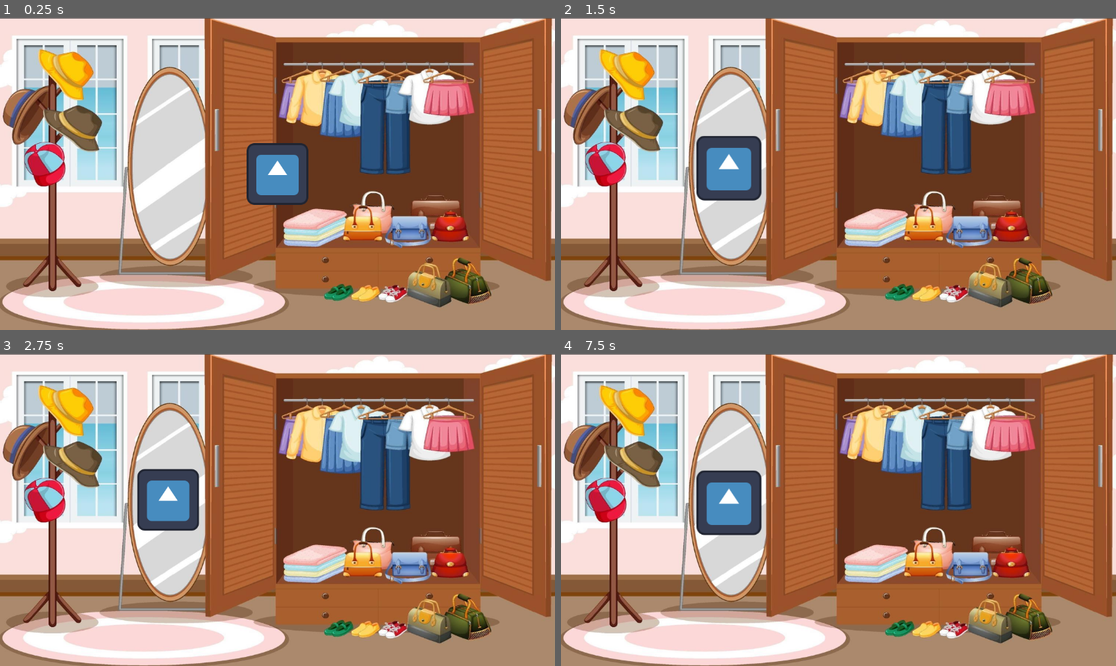
Above: before the commit, frames 1-4 (two rows, left to right).
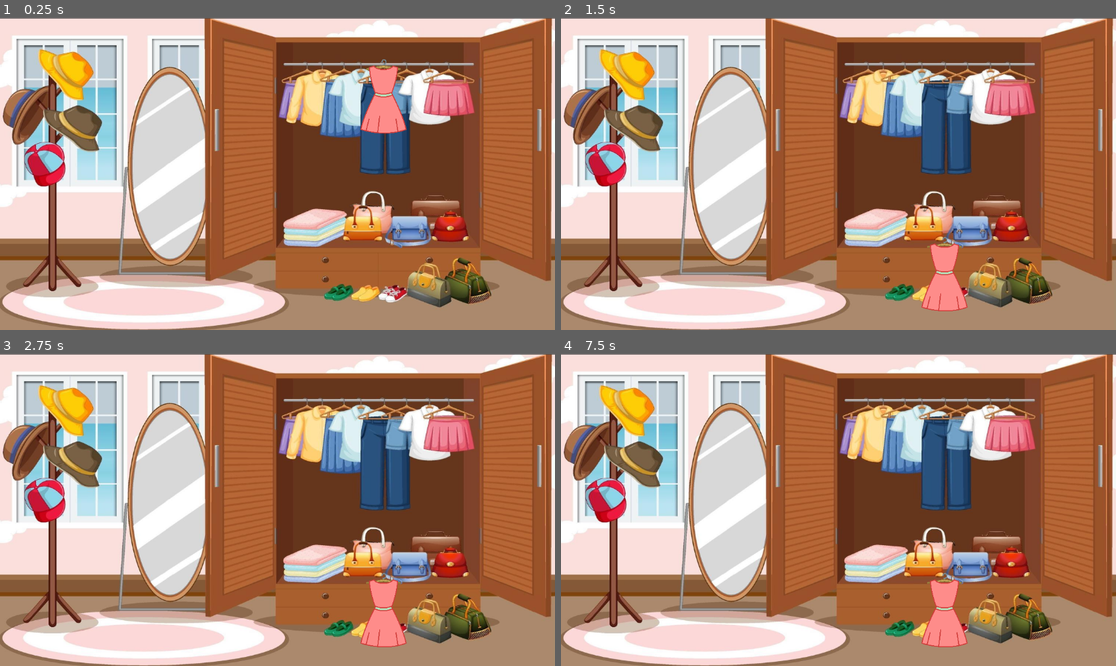
Above: after the commit, the same moments.

Repository: tyler-ross26/Dress-To-Aggress
Game: Godot game, scene res://world.tscn
The game is run twice, just before and just after one commit, with the same random seed, the same clock (stepped at 60 frames per second) and the same inputs. The engine's default icon, where the game draws it, is replaced by a stand-in: a white triangle on a blue panel in a dark square.
Inputs (mouse positions are in pixels of both pictures, inside the frame that each line leads up to):
- Up to frame 1 (0.25 s): no input
- Up to frame 2 (1.5 s): tap Enter at 0.5 s; press the mouse at (838, 174) at 0.53 s; tap Space at 1.25 s; move the mouse to (727, 189) at 1.27 s; release the mouse at (727, 189) at 1.28 s; click (727, 189) at 1.35 s
- Up to frame 3 (2.75 s): tap Enter at 2 s; move the mouse to (333, 441) at 2.02 s; press the mouse at (333, 441) at 2.03 s
- Up to frame 4 (7.5 s): tap Space at 2.75, 4.25 s; move the mouse to (810, 572) at 2.77 s; release the mouse at (810, 572) at 2.78 s; click (810, 572) at 2.85 s; tap Enter at 3.5 s; move the mouse to (1005, 556) at 3.52 s; press the mouse at (1005, 556) at 3.53 s; move the mouse to (672, 463) at 4.27 s; release the mouse at (672, 463) at 4.28 s; click (672, 463) at 4.35 s; move the mouse to (866, 510) at 5.02 s; press the mouse at (866, 510) at 5.03 s; move the mouse to (755, 432) at 5.77 s; release the mouse at (755, 432) at 5.78 s; click (755, 432) at 5.85 s; move the mouse to (960, 494) at 6.52 s; press the mouse at (960, 494) at 6.53 s; move the mouse to (727, 525) at 7.27 s; release the mouse at (727, 525) at 7.28 s; click (727, 525) at 7.35 s

The runs differ from the first frame. In frame 1, 3.4% of the frame differs, in the area x 44-74%, y 13-60%; in frame 2, 3.5%; in frame 3, 3.4%; in frame 4, 3.6%, in the area x 24-74%, y 37-94%.

Commit message:
object is a dress and gravity works

Diff:
--- a/object.gd
+++ b/object.gd
@@ -5,23 +5,39 @@
 var body_ref
 var offset: Vector2
 var initialPos: Vector2
+var started = false
+
+
 
 func _process(delta):
-	if draggable:
+	if not started:
+		get_parent().position =  Vector2(220.0,-160.0)
+
+	if Input.is_action_just_pressed("click"):
+		started = true
+
+	if draggable and started:
 		if Input.is_action_just_pressed("click"):
 			initialPos = self.global_position
 			offset = get_viewport().get_mouse_position() - self.global_position
 			global.is_dragging = true;
 		if Input.is_action_pressed("click"):
+			get_parent().position =  Vector2(0.0,0.0)
 			self.global_position = get_viewport().get_mouse_position()  - offset
 		elif Input.is_action_just_released("click"):
 			global.is_dragging = false
 			var tween = get_tree().create_tween()
 			if is_inside_dropable:
+				print("is_inside_dropable")
+				print(body_ref.position)
+				#get_parent().gravity_scale = 0.0
+				#get_parent().position =  Vector2(0.0,0.0)
 				tween.tween_property(self, "position", body_ref.position, 0.2).set_ease(Tween.EASE_OUT)
+				get_parent().gravity_scale = 0.0
 			else:
-				tween.tween_property(self, "global_position", initialPos, 0.2).set_ease(Tween.EASE_OUT)
-
+				get_parent().gravity_scale = 1.0
+				#tween.tween_property(self, "global_position", initialPos, 0.2).set_ease(Tween.EASE_OUT)
+			print(body_ref.position)
 
 
 
@@ -47,6 +63,7 @@
 
 
 
+
 func _on_area_2d_body_exited(body):
 	if body.is_in_group('dropable') && body_ref == body:
 		is_inside_dropable = false
--- a/object.tscn
+++ b/object.tscn
@@ -1,7 +1,7 @@
 [gd_scene load_steps=4 format=3 uid="uid://cvacyegnnbes0"]
 
 [ext_resource type="Script" uid="uid://47doy8jtpiyc" path="res://object.gd" id="1_3xuqs"]
-[ext_resource type="Texture2D" uid="uid://g3dtj2iihaw3" path="res://Assets/icon.svg" id="2_0i3lm"]
+[ext_resource type="Texture2D" uid="uid://8n1jhvvls0pw" path="res://Assets/dress.png" id="2_3xuqs"]
 
 [sub_resource type="RectangleShape2D" id="RectangleShape2D_dwaef"]
 size = Vector2(129, 130)
@@ -10,7 +10,8 @@
 script = ExtResource("1_3xuqs")
 
 [node name="Sprite2D" type="Sprite2D" parent="."]
-texture = ExtResource("2_0i3lm")
+scale = Vector2(0.1, 0.1)
+texture = ExtResource("2_3xuqs")
 
 [node name="Area2D" type="Area2D" parent="."]
 
--- a/world.tscn
+++ b/world.tscn
@@ -1,8 +1,14 @@
-[gd_scene load_steps=4 format=3 uid="uid://b1fc1024thyov"]
+[gd_scene load_steps=6 format=3 uid="uid://b1fc1024thyov"]
 
 [ext_resource type="Texture2D" uid="uid://xslp5k44t814" path="res://Assets/dress-up-room.jpg" id="1_fj7yv"]
 [ext_resource type="PackedScene" uid="uid://cvacyegnnbes0" path="res://object.tscn" id="2_tlwt5"]
 [ext_resource type="PackedScene" uid="uid://cnlqn7i6s4r" path="res://platform.tscn" id="3_tlwt5"]
+
+[sub_resource type="RectangleShape2D" id="RectangleShape2D_tlwt5"]
+size = Vector2(130, 129)
+
+[sub_resource type="RectangleShape2D" id="RectangleShape2D_aqk2v"]
+size = Vector2(1151, 52)
 
 [node name="World" type="Node2D"]
 
@@ -13,7 +19,29 @@
 scale = Vector2(0.765563, 0.665306)
 texture = ExtResource("1_fj7yv")
 
-[node name="Object" parent="." instance=ExtResource("2_tlwt5")]
-
 [node name="Platform" parent="." instance=ExtResource("3_tlwt5")]
 position = Vector2(-227, -21)
+
+[node name="Platform2" parent="." instance=ExtResource("3_tlwt5")]
+position = Vector2(221, -162)
+
+[node name="Platform3" parent="." instance=ExtResource("3_tlwt5")]
+position = Vector2(82, -162)
+
+[node name="Platform4" parent="." instance=ExtResource("3_tlwt5")]
+position = Vector2(360, -162)
+
+[node name="RigidBody2D" type="RigidBody2D" parent="."]
+position = Vector2(220, -160)
+
+[node name="CollisionShape2D" type="CollisionShape2D" parent="RigidBody2D"]
+position = Vector2(0, 0.5)
+shape = SubResource("RectangleShape2D_tlwt5")
+
+[node name="Object" parent="RigidBody2D" instance=ExtResource("2_tlwt5")]
+
+[node name="StaticBody2D" type="StaticBody2D" parent="."]
+
+[node name="CollisionShape2D" type="CollisionShape2D" parent="StaticBody2D"]
+position = Vector2(-0.5, 300)
+shape = SubResource("RectangleShape2D_aqk2v")
Binary file added: Assets/dress.png
Not shown, added: Assets/dress.png.import
Binary file added: Assets/shirt.png
Not shown, added: Assets/shirt.png.import
